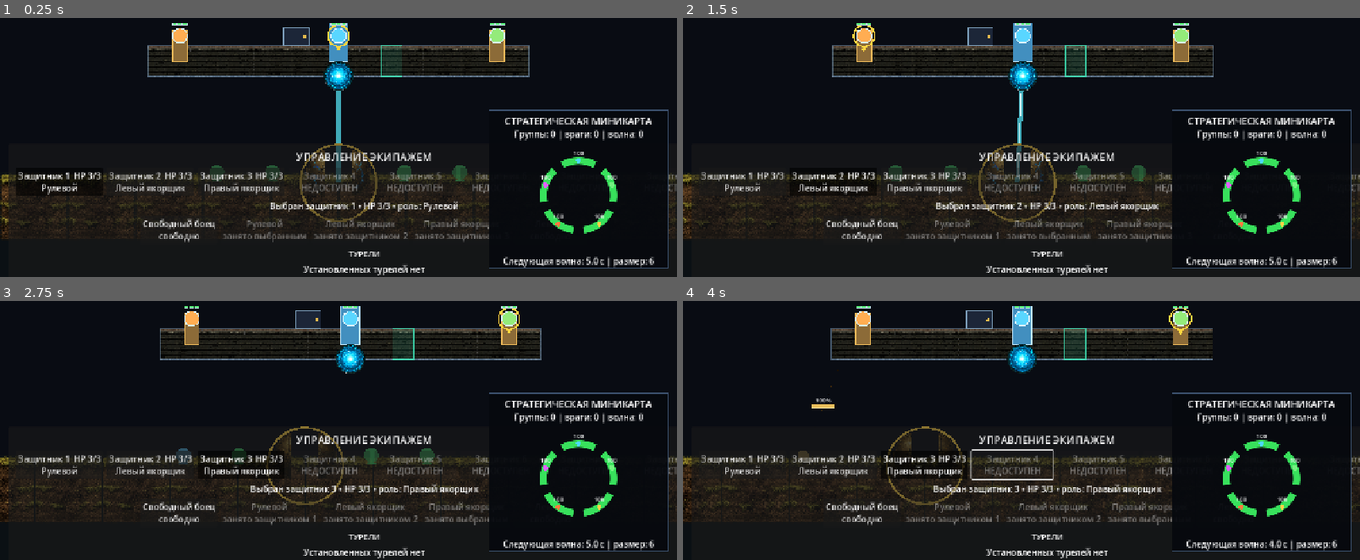
Above: before the commit, frames 1-4 (two rows, left to right).
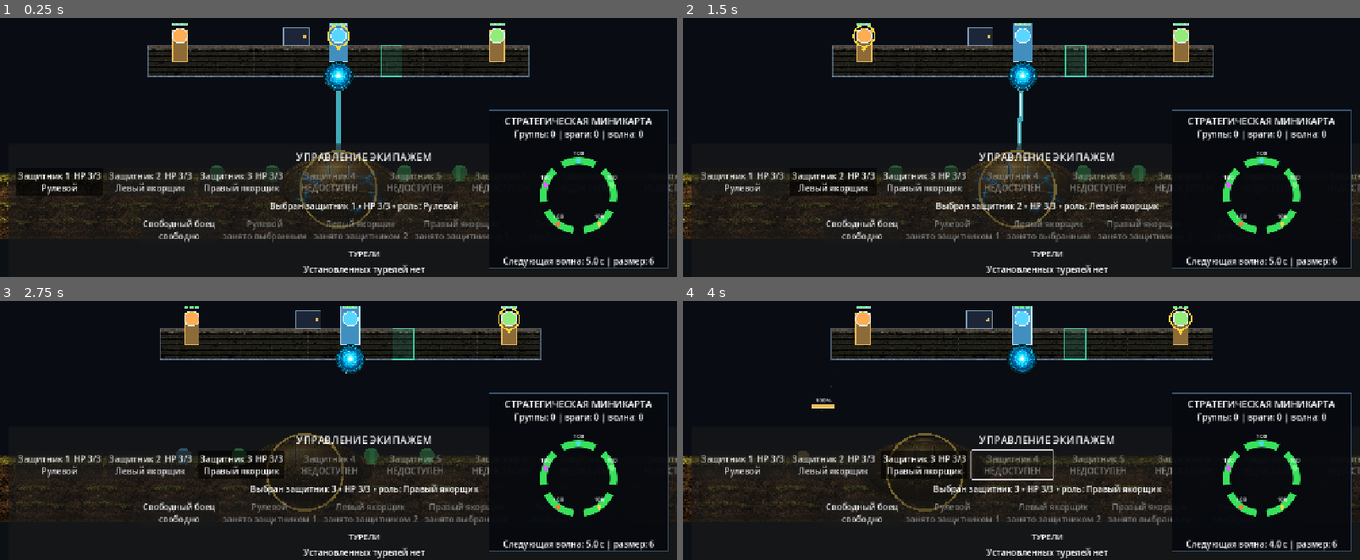
Above: after the commit, the same moments.

Repository: bageus/GloryProtect
Game: Godot game, scene res://scenes/game/game_root_with_flyers.tscn
Two runs of this game, one before a commit and one after it. Both use one fixed random seed, a clock stepped at 60 frames per second and the inputs below.
Inputs (mouse positions are in pixels of both pictures, inside the frame that each line leads up to):
- Up to frame 1 (0.25 s): no input
- Up to frame 2 (1.5 s): click "Защитник 1 HP 3/3 Рулевой" at 0.5 s; click "Защитник 2 HP 3/3 Левый якорщ…" at 1.25 s
- Up to frame 3 (2.75 s): tap Enter (ui_accept) at 2, 2.27 s; move the mouse to (487, 350) at 2.02 s; hold Right (ui_right) from 2.03 s (still down); tap 1 at 2.1 s; click (487, 350) at 2.17 s
- Up to frame 4 (4 s): release Right (ui_right) at 2.75 s; drag from (886, 389) to (987, 446) at 2.77 s; move the mouse to (outside the picture) at 3.52 s; hold Right (ui_right) from 3.53 s (still down); tap 3 at 3.6 s

The runs differ from the first frame. In frame 1, 1.6% of the frame differs, in the area x 0-100%, y 48-86%; in frame 2, 1.6%; in frame 3, 1.2%; in frame 4, 1.1%.

Commit message:
Align and sink ground core halves and remove tile gaps

Diff:
--- a/scripts/orbs/ground_orb_visual_controller.gd
+++ b/scripts/orbs/ground_orb_visual_controller.gd
@@ -29,10 +29,12 @@
 
 @export_group("Asset Visuals")
 @export var ground_tile_size: Vector2 = Vector2(128.0, 128.0)
-@export_range(0.0, 8.0, 0.25) var ground_tile_overlap: float = 1.0
+@export_range(0.0, 24.0, 0.25) var ground_tile_overlap: float = 8.0
+@export_range(0.0, 1.0, 0.01) var alpha_crop_threshold: float = 0.08
 @export var ground_tile_vertical_offset: float = 0.0
-@export var ground_core_half_size: Vector2 = Vector2(96.0, 128.0)
-@export var ground_core_vertical_offset: float = 0.0
+@export var ground_core_half_size: Vector2 = Vector2(128.0, 128.0)
+@export_range(0.0, 8.0, 0.25) var ground_core_seam_overlap: float = 2.0
+@export var ground_core_vertical_offset: float = 12.0
 
 @onready var _platform: PlatformController = get_node(platform_path)
 @onready var _registry: GroundOrbRegistry = get_node(registry_path)
@@ -40,11 +42,34 @@
 @onready var _shield: ShieldSystem = get_node(shield_system_path)
 
 var _ground_tile_source_rect: Rect2
+var _ground_core_left_energy_source_rect: Rect2
+var _ground_core_left_noenergy_source_rect: Rect2
+var _ground_core_right_energy_source_rect: Rect2
+var _ground_core_right_noenergy_source_rect: Rect2
 
 
 func _ready() -> void:
 	assert(platform_balance != null, "GroundOrbVisualController requires PlatformBalance")
-	_ground_tile_source_rect = _get_used_texture_rect(GROUND_TILE_TEXTURE)
+	_ground_tile_source_rect = _get_alpha_bounds(
+		GROUND_TILE_TEXTURE,
+		alpha_crop_threshold
+	)
+	_ground_core_left_energy_source_rect = _get_alpha_bounds(
+		GROUND_CORE_VISUAL_LEFT_ENERGY_TEXTURE,
+		alpha_crop_threshold
+	)
+	_ground_core_left_noenergy_source_rect = _get_alpha_bounds(
+		GROUND_CORE_VISUAL_LEFT_NOENERGY_TEXTURE,
+		alpha_crop_threshold
+	)
+	_ground_core_right_energy_source_rect = _get_alpha_bounds(
+		GROUND_CORE_VISUAL_RIGHT_ENERGY_TEXTURE,
+		alpha_crop_threshold
+	)
+	_ground_core_right_noenergy_source_rect = _get_alpha_bounds(
+		GROUND_CORE_VISUAL_RIGHT_NOENERGY_TEXTURE,
+		alpha_crop_threshold
+	)
 	queue_redraw()
 
 
@@ -132,6 +157,16 @@
 		if is_charging
 		else GROUND_CORE_VISUAL_RIGHT_NOENERGY_TEXTURE
 	)
+	var visual_left_source_rect: Rect2 = (
+		_ground_core_left_energy_source_rect
+		if is_charging
+		else _ground_core_left_noenergy_source_rect
+	)
+	var visual_right_source_rect: Rect2 = (
+		_ground_core_right_energy_source_rect
+		if is_charging
+		else _ground_core_right_noenergy_source_rect
+	)
 	var visual_brightness: float = clampf(brightness, 0.55, 1.0)
 	var tint := Color(
 		visual_brightness,
@@ -141,17 +176,43 @@
 	)
 	var center := position + Vector2(0.0, ground_core_vertical_offset)
 	var half_height: float = ground_core_half_size.y * 0.5
+	var seam_half_overlap: float = ground_core_seam_overlap * 0.5
+
+	# Each half occupies exactly one ground tile. Their inner edges meet at the
+	# shared tile boundary in the center, with a tiny overlap to hide a seam.
 	var left_rect := Rect2(
-		center + Vector2(-ground_core_half_size.x, -half_height),
-		ground_core_half_size
+		center + Vector2(
+			-ground_core_half_size.x,
+			-half_height
+		),
+		Vector2(
+			ground_core_half_size.x + seam_half_overlap,
+			ground_core_half_size.y
+		)
 	)
 	var right_rect := Rect2(
-		center + Vector2(0.0, -half_height),
-		ground_core_half_size
-	)
-
-	draw_texture_rect(visual_left_texture, left_rect, false, tint)
-	draw_texture_rect(visual_right_texture, right_rect, false, tint)
+		center + Vector2(
+			-seam_half_overlap,
+			-half_height
+		),
+		Vector2(
+			ground_core_half_size.x + seam_half_overlap,
+			ground_core_half_size.y
+		)
+	)
+
+	draw_texture_rect_region(
+		visual_left_texture,
+		left_rect,
+		visual_left_source_rect,
+		tint
+	)
+	draw_texture_rect_region(
+		visual_right_texture,
+		right_rect,
+		visual_right_source_rect,
+		tint
+	)
 
 
 func _draw_contact_zone(orb_id: int) -> void:
@@ -202,14 +263,34 @@
 	)
 
 
-func _get_used_texture_rect(texture: Texture2D) -> Rect2:
+func _get_alpha_bounds(texture: Texture2D, threshold: float) -> Rect2:
 	var image: Image = texture.get_image()
 	if image == null or image.is_empty():
 		return Rect2(Vector2.ZERO, texture.get_size())
-	var used_rect: Rect2i = image.get_used_rect()
-	if used_rect.size.x <= 0 or used_rect.size.y <= 0:
+
+	var width: int = image.get_width()
+	var height: int = image.get_height()
+	var min_x: int = width
+	var min_y: int = height
+	var max_x: int = -1
+	var max_y: int = -1
+
+	for y: int in range(height):
+		for x: int in range(width):
+			if image.get_pixel(x, y).a <= threshold:
+				continue
+			min_x = mini(min_x, x)
+			min_y = mini(min_y, y)
+			max_x = maxi(max_x, x)
+			max_y = maxi(max_y, y)
+
+	if max_x < min_x or max_y < min_y:
 		return Rect2(Vector2.ZERO, texture.get_size())
+
 	return Rect2(
-		Vector2(used_rect.position),
-		Vector2(used_rect.size)
-	)
+		Vector2(float(min_x), float(min_y)),
+		Vector2(
+			float(max_x - min_x + 1),
+			float(max_y - min_y + 1)
+		)
+	)
